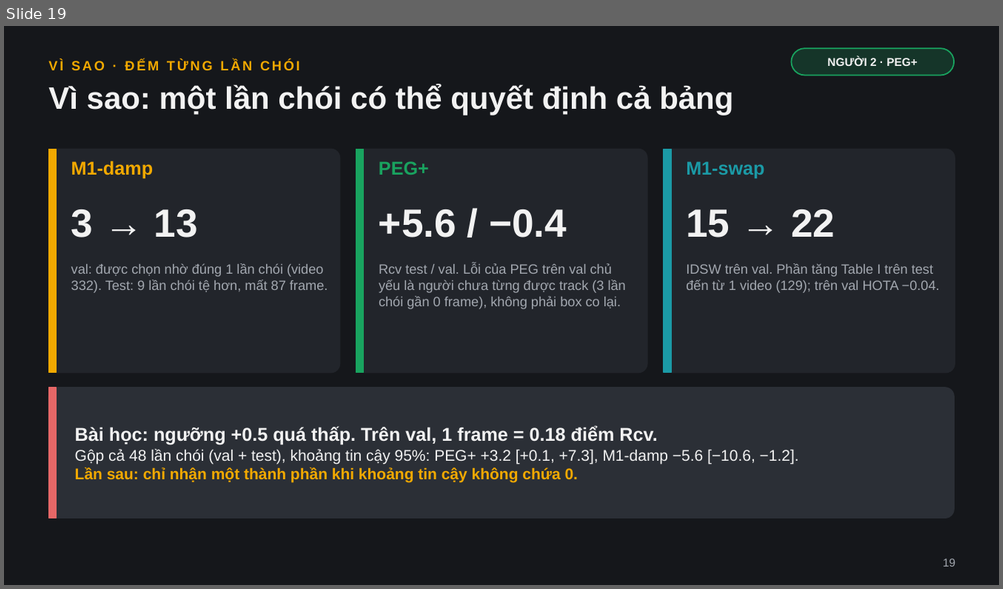
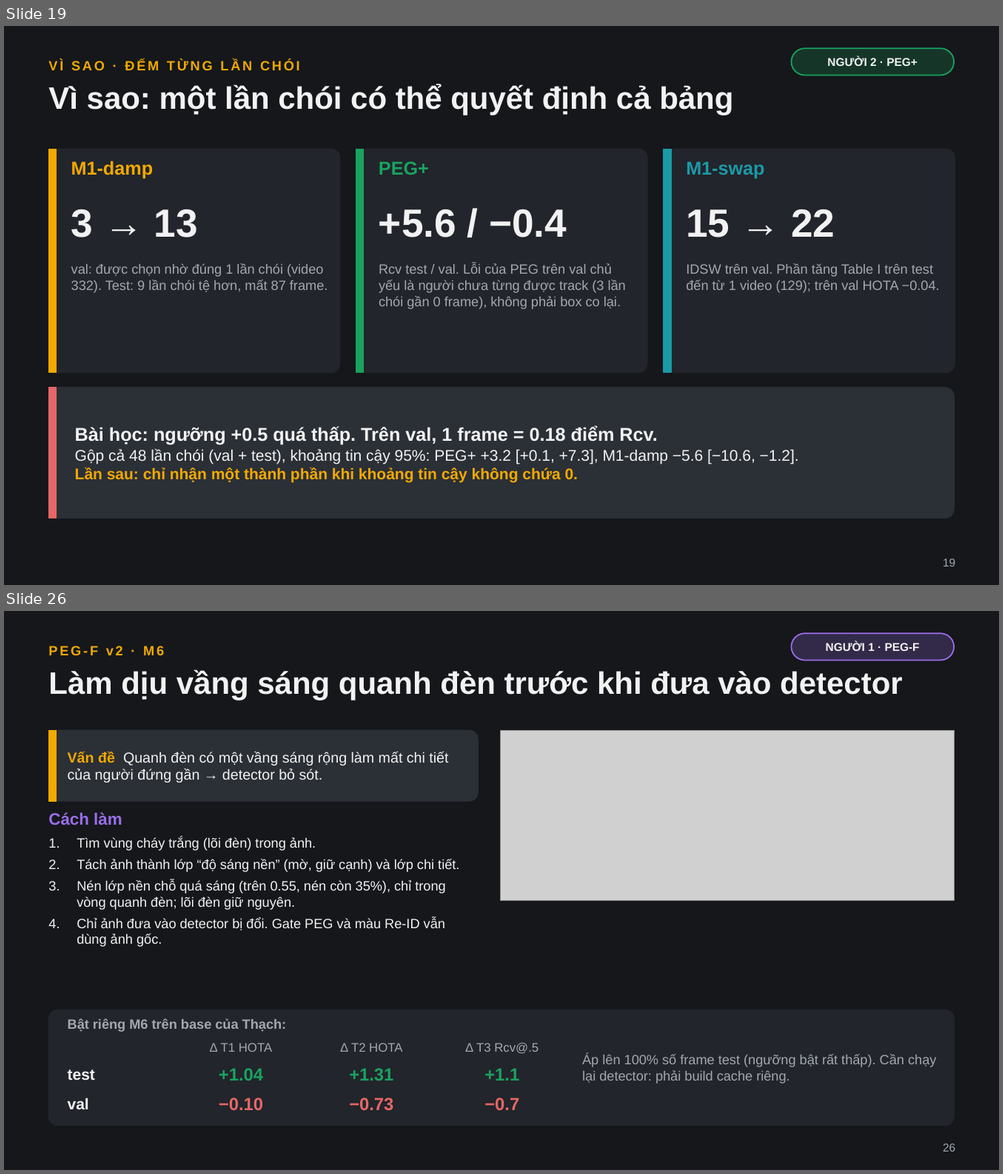
Before and after one commit to kain205/PEG, a slide deck: results/peg_f/PEG_F.pptx. Shown one above the other, each under a label of ours: slide 19 before the commit, slides 19 and 26 after it; the slides between them are not shown. The pictures are 1003x589 and 1003x1174 pixels, drawn with LibreOffice and Linux fonts; fonts in the diff are those of the drawing; grey boxes stand for pictures. Boxes give left, top, right and bottom in pixels: in the first picture for what was removed or moved away, otherwise in the second. Text is boxed around its words. In the diff, an @@ line names an element or a change of style, - is before the commit and + after.

```diff
--- a/results/peg_f/PEG_F.pptx
+++ b/results/peg_f/PEG_F.pptx
@@ slide 26 added at <box>4,611,999,1170</box>, background #15171B @@
@@ text added at <box>48,646,164,655</box>, 13 pt, text #F2A900, bold @@
+PEG-F v2 · M6
@@ rounded rectangle added at <box>791,633,954,661</box>, fill #9B6EE8 at 22% opacity, outline #9B6EE8 1.25 pt @@
@@ text added at <box>825,642,919,651</box>, 11 pt, text #F2F2F2, bold @@
+NGƯỜI 1 · PEG-F
@@ text added at <box>48,669,902,701</box>, 30 pt, text #F2F2F2, bold @@
+Làm dịu vầng sáng quanh đèn trước khi đưa vào detector
@@ rounded rectangle added at <box>48,730,478,801</box>, fill #2B2F36, outline #2B2F36 1 pt @@
@@ rectangle added at <box>48,730,57,801</box>, fill #F2A900, outline #F2A900 1 pt @@
@@ picture added at <box>500,730,954,901</box> @@
@@ text added at <box>68,752,448,783</box>, 14 pt, text #F2F2F2 @@
+Vấn đề Quanh đèn có một vầng sáng rộng làm mất chi tiết của người đứng gần → detector bỏ sót.
@@ text added at <box>48,812,122,825</box>, 16 pt, text #9B6EE8, bold @@
+Cách làm
@@ text added at <box>77,837,459,947</box>, 13 pt, text #F2F2F2 @@
+1. Tìm vùng cháy trắng (lõi đèn) trong ảnh.
+2. Tách ảnh thành lớp “độ sáng nền” (mờ, giữ cạnh) và lớp chi tiết.
+3. Nén lớp nền chỗ quá sáng (trên 0.55, nén còn 35%), chỉ trong vòng quanh đèn; lõi đèn giữ nguyên.
+4. Chỉ ảnh đưa vào detector bị đổi. Gate PEG và màu Re-ID vẫn dùng ảnh gốc.
@@ rounded rectangle added at <box>48,1010,954,1126</box>, fill #22252B, outline #22252B 1 pt @@
@@ text added at <box>68,1019,287,1032</box>, 13 pt, text #A3A8B0, bold @@
+Bật riêng M6 trên base của Thạch:
@@ text added at <box>210,1043,272,1052</box>, 12 pt, text #A3A8B0 @@
+Δ T1 HOTA
@@ text added at <box>340,1043,402,1052</box>, 12 pt, text #A3A8B0 @@
+Δ T2 HOTA
@@ text added at <box>465,1043,538,1054</box>, 12 pt, text #A3A8B0 @@
+Δ T3 Rcv@.5
@@ text added at <box>582,1054,936,1084</box>, 13 pt, text #A3A8B0 @@
+Áp lên 100% số frame test (ngưỡng bật rất thấp). Cần chạy lại detector: phải build cache riêng.
@@ text added at <box>68,1070,95,1080</box>, 15 pt, text #F2F2F2, bold @@
+test
@@ text added at <box>219,1068,263,1081</box>, 17 pt, text #19A35F, bold @@
++1.04
@@ text added at <box>349,1068,393,1081</box>, 17 pt, text #19A35F, bold @@
++1.31
@@ text added at <box>484,1068,519,1081</box>, 17 pt, text #19A35F, bold @@
++1.1
@@ text added at <box>68,1098,89,1110</box>, 15 pt, text #F2F2F2, bold @@
+val
@@ text added at <box>219,1098,263,1111</box>, 17 pt, text #E66767, bold @@
+−0.10
@@ text added at <box>349,1098,393,1111</box>, 17 pt, text #E66767, bold @@
+−0.73
@@ text added at <box>484,1098,519,1111</box>, 17 pt, text #E66767, bold @@
+−0.7
@@ text added at <box>942,1144,955,1152</box>, 11 pt, text #A3A8B0 @@
+26
```
Also in this commit, not shown: 2 slides changed, 12 other slides added, 21 other files.
